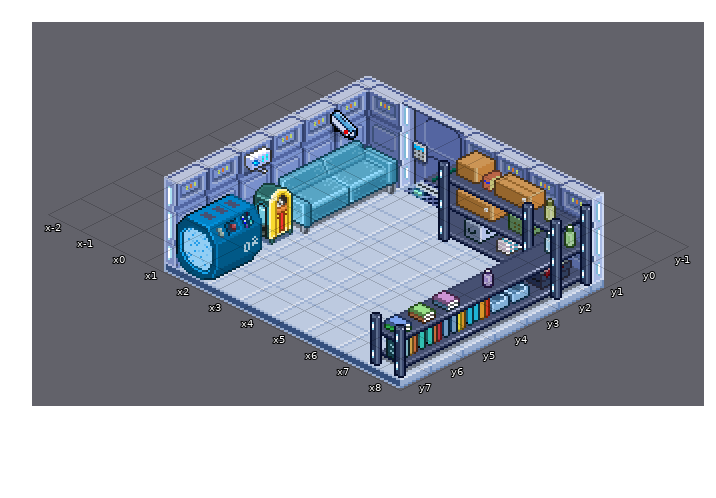
Tiled map (JSON) -- App/public/phaser/tilemaps/center_alpha_storage.json. The picture above is the old version.
Cells are 32x16 px. Isometric: x runs down to the right, y down to the left. Shown: x -2..8, y -1..7.
After the commit:
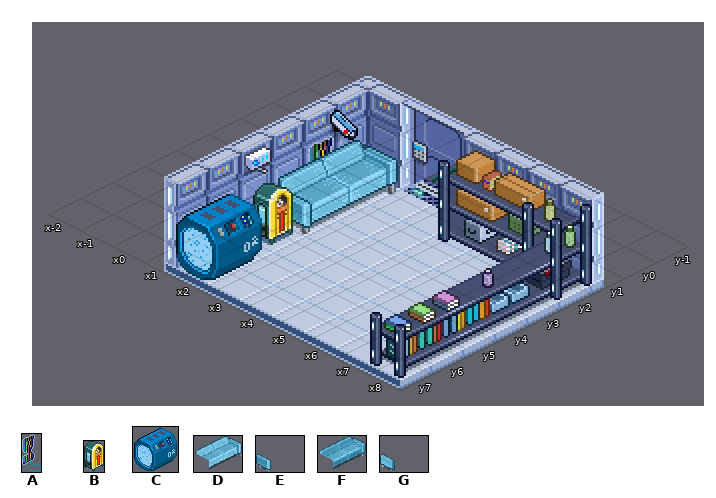
Key: from "dismantled_wall": A 0; from "jukebox": B 0; from "oxygen_tank": C 0; from "sofa": D 0, E 1; from "sofa_asset": F 4 flipped left-right, G 9 flipped left-right.
Objects are placed by the point they stand on, in cells (3,4 is the top-left corner of cell 3,4); size is 1x1 cell unless given.
Difference:
--- layer "objects"
-B "jukebox-east" at 1.5,4.5 size 0.6x1.9
+B "jukebox" at 1.5,4.5 size 0.6x1.9
-C "oxygen_tank-front" at 1.4,6 size 1.4x2.8
+C "oxygen_tank" at 1.4,6 size 1.4x2.8
+A "dismantled_wall" at 1.1,2.4 size 0.6x2.4
+D "sofa" at 1.7,2.7 size 1.9x2.9
+E "sofa" at 1.7,2.7 size 1.9x2.9
-F "sofa-east-part_1" at 1.7,2.7 size 1.9x2.9
-G "sofa-east-part_2" at 1.7,2.7 size 1.9x2.9
